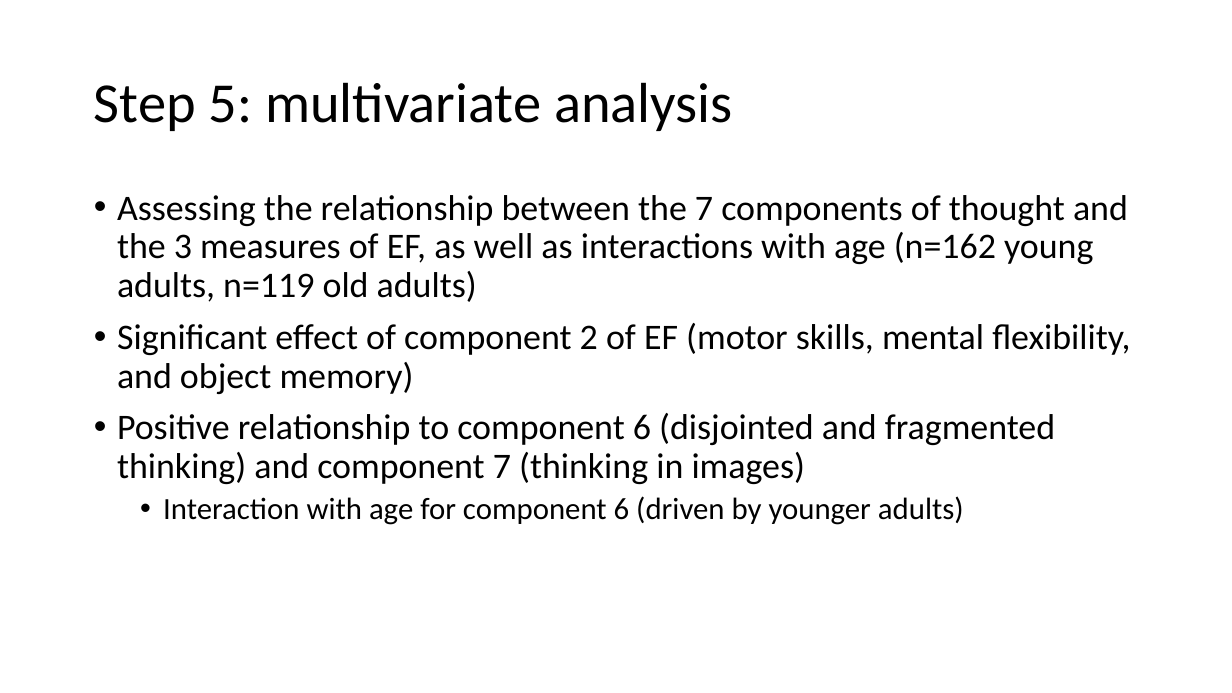
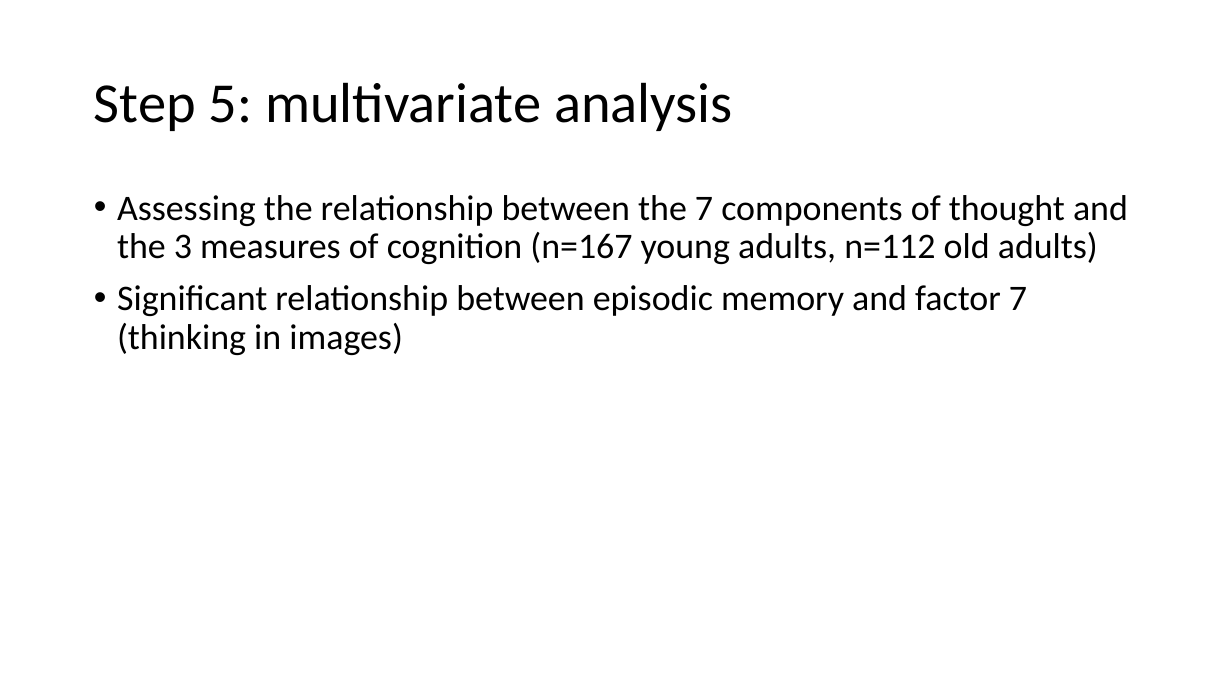
Before and after one commit to adamgeorgeturnbull/NKIRockland, a slide deck: slide 8 of nkiRockland/phenotypic/NKI_ongoing_thought/results/results_so_far.pptx (slide 9 before the commit). Drawn at 1232x693 pixels with LibreOffice and Linux fonts; fonts in the diff are those of the drawing. Boxes give left, top, right and bottom in pixels: in the first picture for what was removed or moved away, otherwise in the second. Text is boxed around its words. In the diff, an @@ line names an element or a change of style, - is before the commit and + after.

Commit message:
finished outlier replacement script, ran outlier replacement, created composite scores, ran MV analysis and mediation

```diff
--- a/nkiRockland/phenotypic/NKI_ongoing_thought/results/results_so_far.pptx
+++ b/nkiRockland/phenotypic/NKI_ongoing_thought/results/results_so_far.pptx
@@ text at bbox=[117, 195, 1128, 355]: text changed @@
-• Assessing the relationship between the 7 components of thought and the 3 measures of EF, as well as interactions with age (n=162 young adults, n=119 old adults)
-• Significant effect of component 2 of EF (motor skills, mental flexibility, and object memory)
-• Positive relationship to component 6 (disjointed and fragmented thinking) and component 7 (thinking in images)
-  • Interaction with age for component 6 (driven by younger adults)
+• Assessing the relationship between the 7 components of thought and the 3 measures of cognition (n=167 young adults, n=112 old adults)
+• Significant relationship between episodic memory and factor 7 (thinking in images)
```
Also in this commit, not shown: 5 other slides changed, 1 slide added, 6 slides removed, 31 other files.
